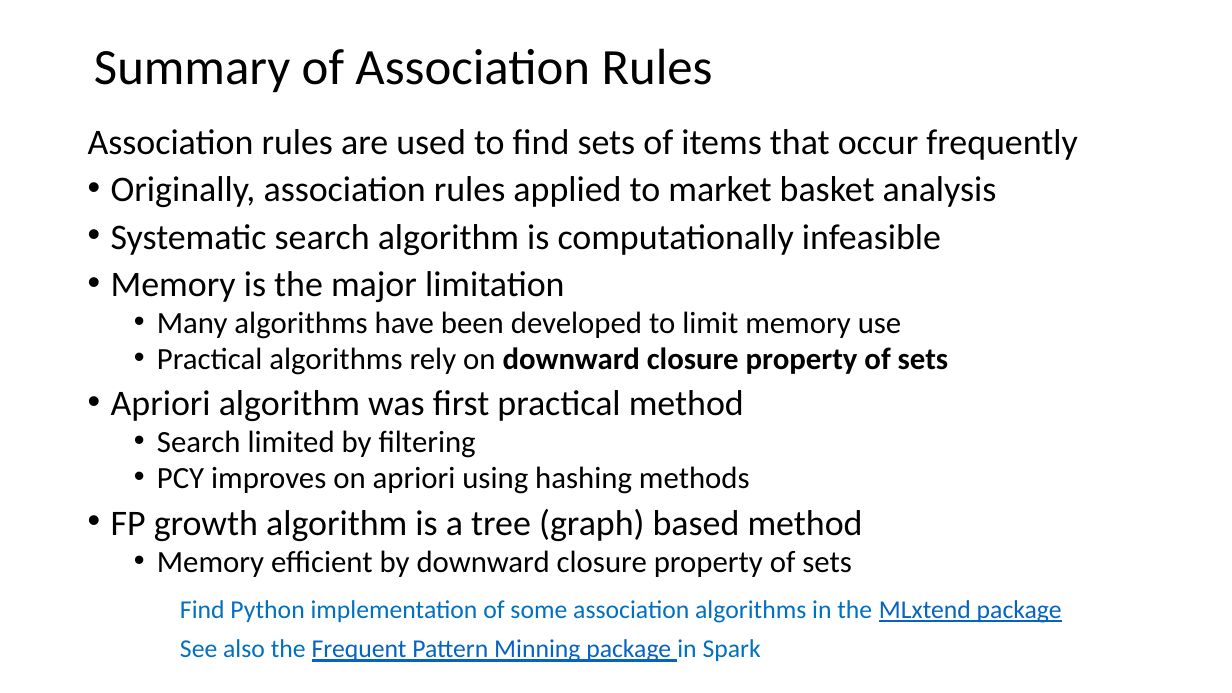
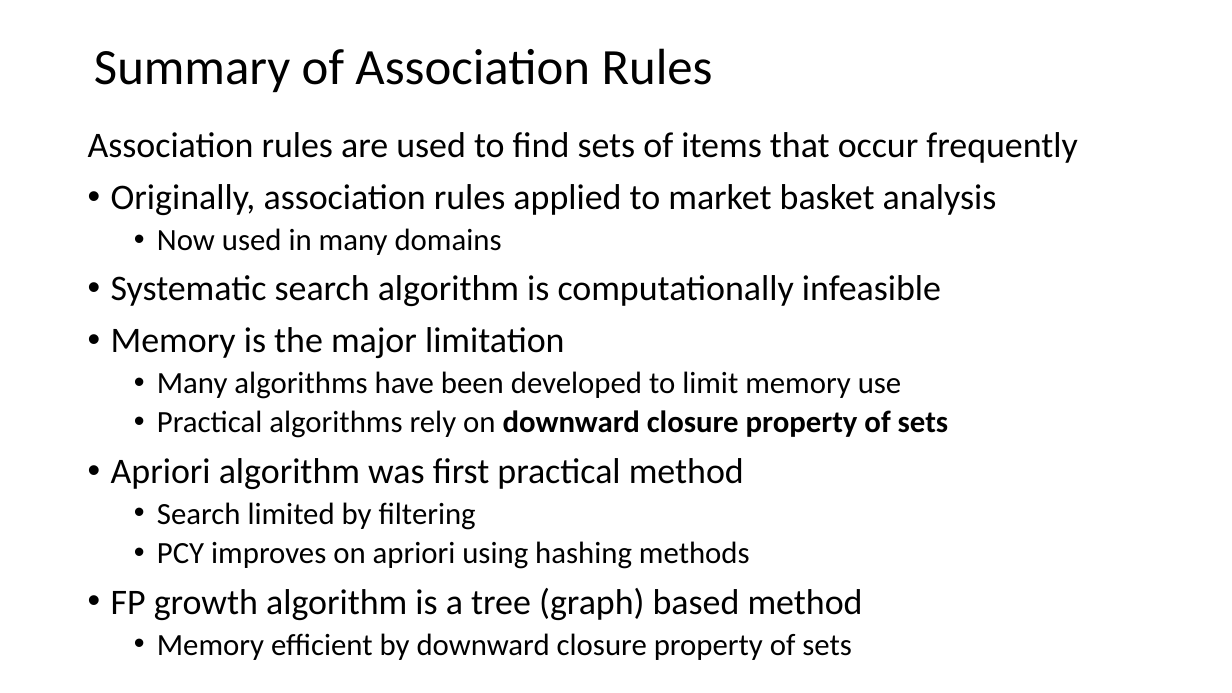
Before and after one commit to tenevian/Harvard-SSP-Data-Mining, a slide deck: slide 57 of slides/13_AssociationsFrequentItems.pptx (slide 55 before the commit). Drawn at 1232x693 pixels with LibreOffice and Linux fonts; fonts in the diff are those of the drawing. Boxes give left, top, right and bottom in pixels: in the first picture for what was removed or moved away, otherwise in the second. Text is boxed around its words. In the diff, an @@ line names an element or a change of style, - is before the commit and + after.

```diff
--- a/slides/13_AssociationsFrequentItems.pptx
+++ b/slides/13_AssociationsFrequentItems.pptx
@@ text at (88, 132, 1077, 660): line spacing 0.8 to 0.9 @@
@@ text at (157, 228, 502, 255): paragraph added @@
+  • Now used in many domains
@@ text at (180, 600, 1062, 662): paragraphs removed @@
-Find Python implementation of some association algorithms in the MLxtend package
-See also the Frequent Pattern Minning package in Spark
```
Also in this commit, not shown: 3 other slides changed, 2 slides added.
